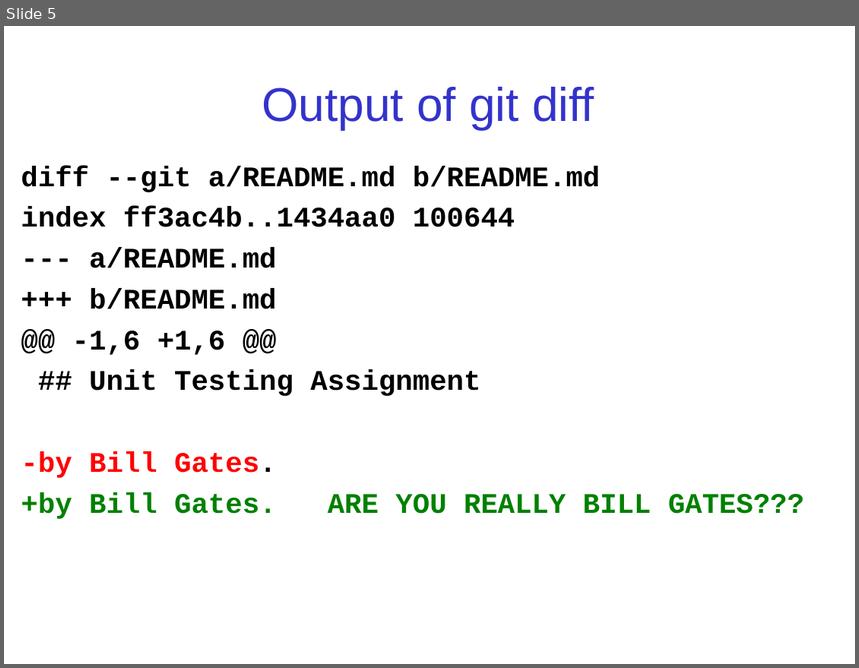
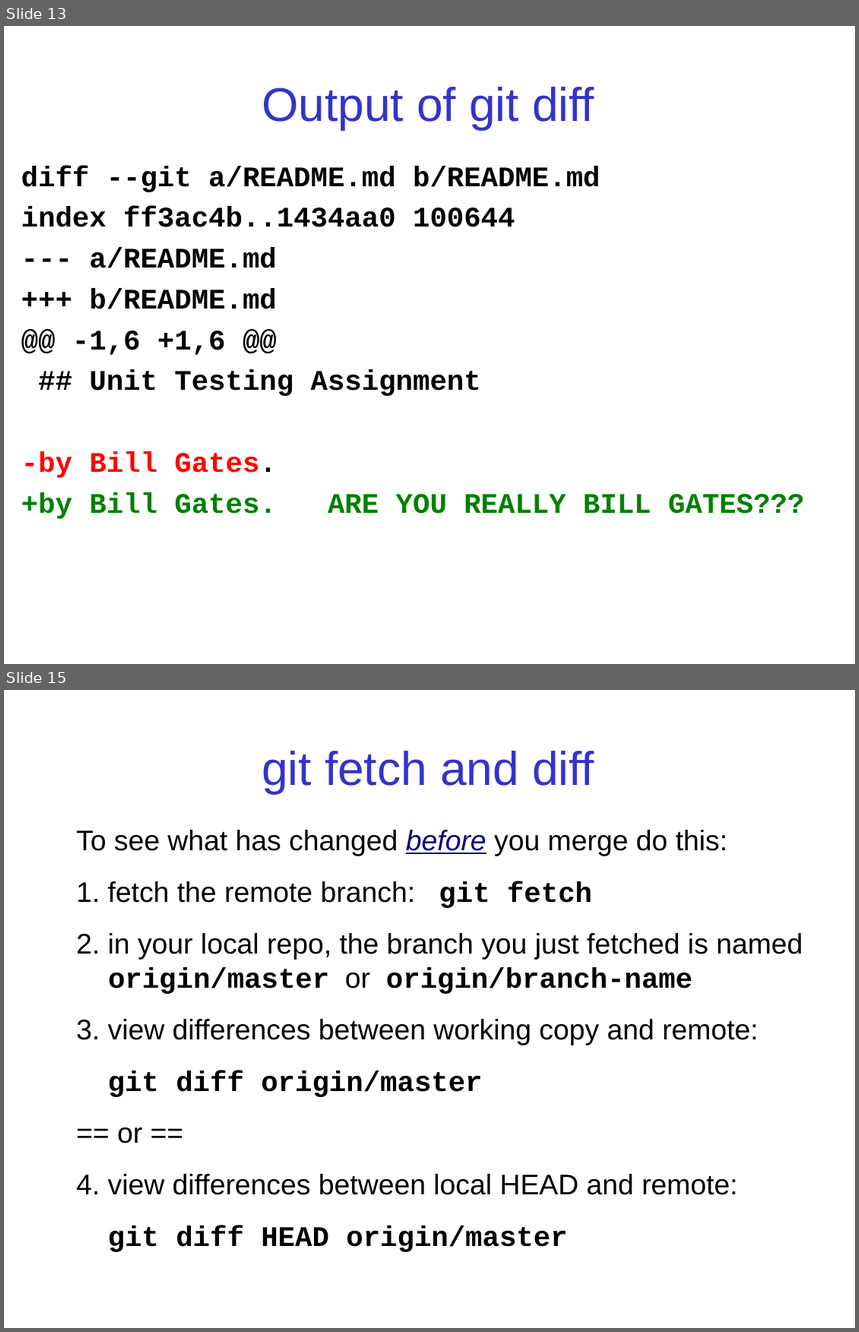
Before and after one commit to cpske/ISP, a slide deck: git/Merge-Practice.ppt. Shown one above the other, each under a label of ours: slide 5 before the commit, slides 13 and 15 after it; the slides between them are not shown. The pictures are 859x668 and 859x1332 pixels, drawn with LibreOffice and Linux fonts; fonts in the diff are those of the drawing. Boxes give left, top, right and bottom in pixels: in the first picture for what was removed or moved away, otherwise in the second. Text is boxed around its words. In the diff, an @@ line names an element or a change of style, - is before the commit and + after.

Commit message:
update slides on merge & pull requests, fix bad link

```diff
--- a/git/Merge-Practice.ppt
+++ b/git/Merge-Practice.ppt
@@ slide 15 added at (4,690,855,1328), background #FFFFFF @@
@@ title added at (262,751,595,793), 40 pt, text #3333CC @@
+git fetch and diff
@@ text added at (76,830,803,1252), 24 pt, text #000000 @@
+To see what has changed before you merge do this:
+1. fetch the remote branch: git fetch
+2. in your local repo, the branch you just fetched is named origin/master or origin/branch-name
+3. view differences between working copy and remote:
+git diff origin/master
+== or ==
+4. view differences between local HEAD and remote:
+git diff HEAD origin/master
@@ what was slide 5 is now slide 13 @@
```
Also in this commit, not shown: 3 slides changed, 4 other slides added, 5 other files.
